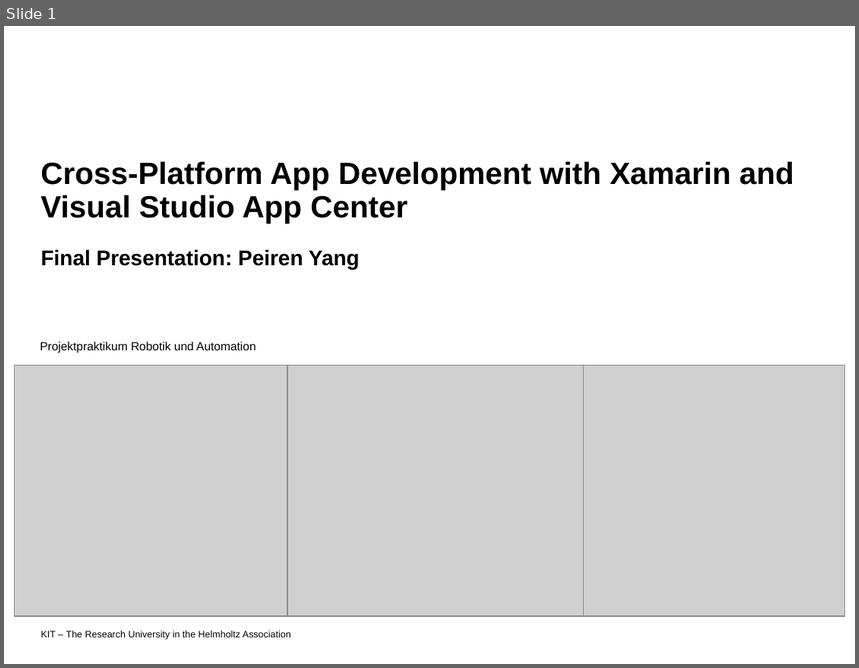
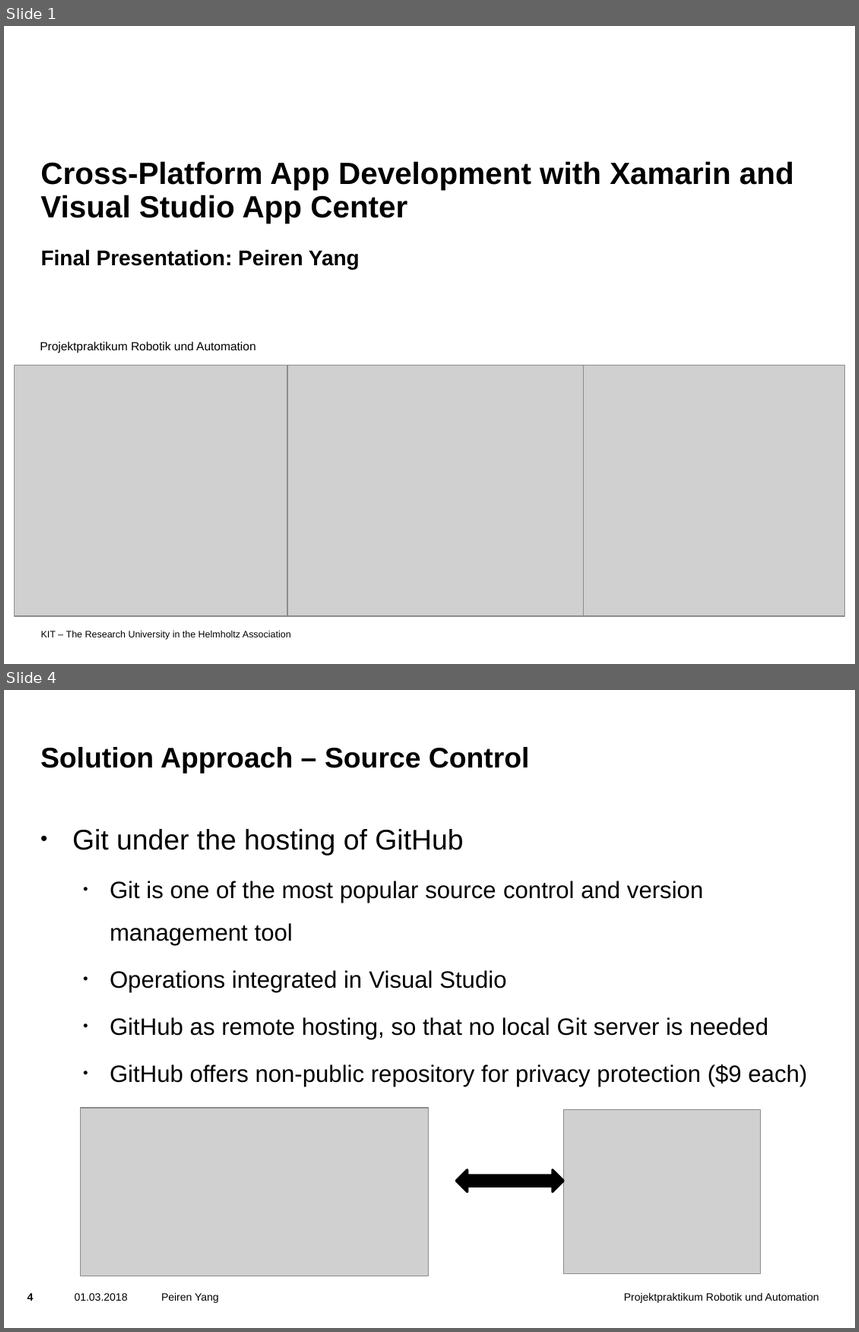
Before and after one commit to yangpeiren/SimpleCalculator, a slide deck: SimpleCalculator/doc/Cross-Platform App Development with Xamarin and Visual Studio App Center.pptx. Shown one above the other, each under a label of ours: slide 1 before the commit, slides 1 and 4 after it; the slides between them are not shown. The pictures are 859x668 and 859x1332 pixels, drawn with LibreOffice and Linux fonts; fonts in the diff are those of the drawing; grey boxes stand for pictures; background and template pictures are left out. Boxes give left, top, right and bottom in pixels: in the first picture for what was removed or moved away, otherwise in the second. Text is boxed around its words. In the diff, an @@ line names an element or a change of style, - is before the commit and + after.

```diff
--- a/SimpleCalculator/doc/Cross-Platform App Development with Xamarin and Visual Studio App Center.pptx
+++ b/SimpleCalculator/doc/Cross-Platform App Development with Xamarin and Visual Studio App Center.pptx
@@ slide 4 added at (4,690,855,1328), background picture (left out) @@
@@ title added at (40,747,530,773), 24 pt, text #000000, bold @@
+Solution Approach – Source Control
@@ text added at (72,829,807,1087), 20 pt, text #000000 @@
+• Git under the hosting of GitHub
+  • Git is one of the most popular source control and version management tool
+  • Operations integrated in Visual Studio
+  • GitHub as remote hosting, so that no local Git server is needed
+  • GitHub offers non-public repository for privacy protection ($9 each)
@@ picture added at (80,1108,428,1277) @@
@@ picture added at (563,1110,760,1274) @@
@@ left right arrow added at (456,1170,563,1192), fill #000000, outline #000000 2 pt @@
@@ page number added at (28,1293,34,1301), 9 pt, text #000000, bold @@
+4
@@ text added at (75,1293,128,1301), 9 pt, text #000000 @@
+01.03.2018
@@ text added at (161,1293,219,1303), 9 pt, text #000000 @@
+Peiren Yang
@@ text added at (624,1293,819,1303), 9 pt, text #000000 @@
+Projektpraktikum Robotik und Automation
```
Also in this commit, not shown: 2 slides changed, 13 other slides added, 14 slides removed.
